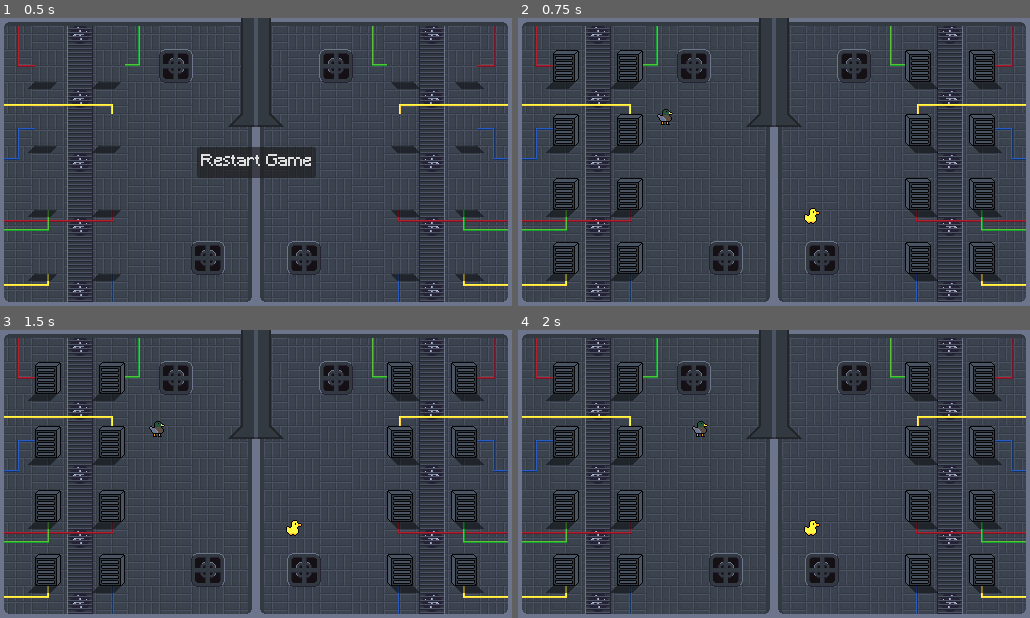
Above: before the commit, frames 1-4 (two rows, left to right).
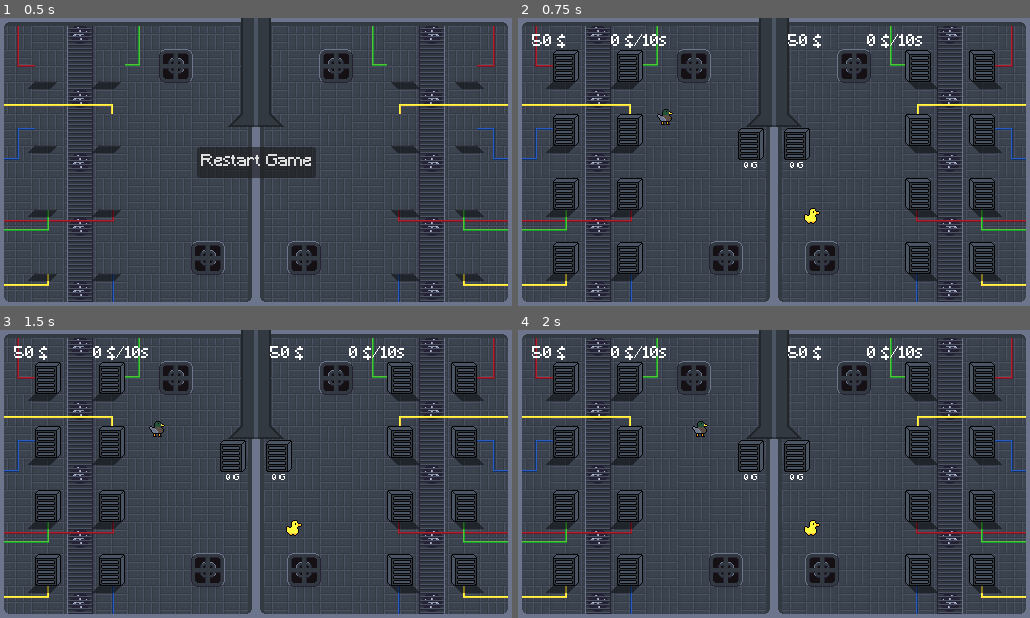
Above: after the commit, the same moments.

Repository: Joinsider/HetznerGamejam2025
Game: Godot game, scene res://scene/GameOver.tscn
Two runs of this game, one before a commit and one after it. Both use one fixed random seed, a clock stepped at 60 frames per second and the inputs below.
Inputs:
- Up to frame 1 (0.5 s): no input
- Up to frame 2 (0.75 s): click "Restart Game" at 0.5 s
- Up to frame 3 (1.5 s): tap Enter at 1.25 s; hold D (player0_right) from 1.28 s (still down); tap E (player0_interact) at 1.35 s
- Up to frame 4 (2 s): keep holding D (player0_right)

Frame 1 is identical in both runs. In frame 2, 1.2% of the frame differs, in the area x 2-79%, y 5-53%; in frame 3, 1.2%; in frame 4, 1.2%.

Commit message:
Money collection working

Diff:
--- /dev/null
+++ b/scene/hopperMoney.tscn
@@ -0,0 +1,32 @@
+[gd_scene load_steps=5 format=3 uid="uid://x1abqqy62so4"]
+
+[ext_resource type="Script" uid="uid://bp6pe0up63out" path="res://scripts/hopper_money.gd" id="1_75fle"]
+[ext_resource type="Texture2D" uid="uid://b6s53ofxsmg1r" path="res://sprites/Server-0.png" id="2_ntrs7"]
+
+[sub_resource type="LabelSettings" id="LabelSettings_75fle"]
+
+[sub_resource type="RectangleShape2D" id="RectangleShape2D_75fle"]
+size = Vector2(32, 32)
+
+[node name="HopperMoney" type="Node2D"]
+script = ExtResource("1_75fle")
+
+[node name="Money" type="Label" parent="."]
+offset_left = -16.0
+offset_top = 18.0
+offset_right = 46.0
+offset_bottom = 34.0
+scale = Vector2(0.515, 0.515)
+text = "10 $"
+label_settings = SubResource("LabelSettings_75fle")
+horizontal_alignment = 1
+
+[node name="Sprite2D" type="Sprite2D" parent="."]
+texture = ExtResource("2_ntrs7")
+
+[node name="Area2D" type="Area2D" parent="."]
+
+[node name="CollisionShape2D" type="CollisionShape2D" parent="Area2D"]
+shape = SubResource("RectangleShape2D_75fle")
+
+[connection signal="body_entered" from="Area2D" to="." method="_on_area_2d_body_entered"]
--- a/scene/machine/server.tscn
+++ b/scene/machine/server.tscn
@@ -17,3 +17,9 @@
 [node name="CollisionShape2D" type="CollisionShape2D" parent="Area2D"]
 shape = SubResource("RectangleShape2D_lfpuk")
 debug_color = Color(0.522331, 0.573624, 0.0204646, 0.42)
+
+[node name="Timer" type="Timer" parent="."]
+wait_time = 10.0
+autostart = true
+
+[connection signal="timeout" from="Timer" to="." method="_on_timer_timeout"]
--- a/scene/main.tscn
+++ b/scene/main.tscn
@@ -1,9 +1,11 @@
-[gd_scene load_steps=10 format=3 uid="uid://dlnqtwcysd5c7"]
+[gd_scene load_steps=12 format=3 uid="uid://dlnqtwcysd5c7"]
 
 [ext_resource type="PackedScene" uid="uid://cr6pmkx3fod6e" path="res://scene/player.tscn" id="2_v0l8b"]
 [ext_resource type="Texture2D" uid="uid://8pyutmsfoh6e" path="res://sprites/Background.png" id="2_wp4xf"]
 [ext_resource type="PackedScene" uid="uid://610r2hnyq8u4" path="res://scene/machine/server.tscn" id="3_wp4xf"]
 [ext_resource type="PackedScene" uid="uid://dg0yn7o4j1jg4" path="res://scene/selectMenu.tscn" id="4_brvut"]
+[ext_resource type="PackedScene" uid="uid://dqf88ncyxgbw3" path="res://scene/statistics.tscn" id="5_0ha60"]
+[ext_resource type="PackedScene" uid="uid://x1abqqy62so4" path="res://scene/hopperMoney.tscn" id="6_4j5ol"]
 
 [sub_resource type="RectangleShape2D" id="RectangleShape2D_wp4xf"]
 size = Vector2(512, 100)
@@ -155,3 +157,17 @@
 [node name="SelectMenu2" parent="." instance=ExtResource("4_brvut")]
 position = Vector2(496, 104)
 Player = 1
+
+[node name="Statistics" parent="." instance=ExtResource("5_0ha60")]
+position = Vector2(14, 16)
+
+[node name="HopperMoney" parent="." instance=ExtResource("6_4j5ol")]
+position = Vector2(233, 126)
+
+[node name="HopperMoney2" parent="." instance=ExtResource("6_4j5ol")]
+position = Vector2(279, 126)
+Player = 1
+
+[node name="Statistics2" parent="." instance=ExtResource("5_0ha60")]
+position = Vector2(270, 16)
+Player = 1
--- /dev/null
+++ b/scene/statistics.tscn
@@ -0,0 +1,20 @@
+[gd_scene load_steps=3 format=3 uid="uid://dqf88ncyxgbw3"]
+
+[ext_resource type="Script" uid="uid://b65kdm1uwvks2" path="res://scripts/statistics.gd" id="1_okfgd"]
+
+[sub_resource type="LabelSettings" id="LabelSettings_okfgd"]
+
+[node name="Statistics" type="Node2D"]
+script = ExtResource("1_okfgd")
+
+[node name="Money" type="Label" parent="."]
+offset_right = 40.0
+offset_bottom = 16.0
+text = "0 G"
+label_settings = SubResource("LabelSettings_okfgd")
+
+[node name="Income" type="Label" parent="."]
+offset_left = 79.0
+offset_right = 119.0
+offset_bottom = 16.0
+text = "0 G/10s"
--- /dev/null
+++ b/scripts/hopper_money.gd
@@ -0,0 +1,16 @@
+extends Node2D
+
+@export var Player: int = 0
+
+func _ready() -> void:
+	Gamestate.players[Player].collectable_coins_updated.connect(_on_collectable_coins_updated)
+	_on_collectable_coins_updated(0)
+
+func _on_collectable_coins_updated(coins: int):
+	$Money.text = str(coins) + " G"
+
+
+func _on_area_2d_body_entered(body: Node2D) -> void:
+	if !(body == Gamestate.players[Player]):
+		return
+	Gamestate.players[Player].collect_coins()
--- a/scripts/machine.gd
+++ b/scripts/machine.gd
@@ -1,4 +1,7 @@
+class_name Machine
 extends Node2D
+
+signal on_upgrade(new_level: int)
 
 @export var Player = 0
 
@@ -19,6 +22,7 @@
 
 func _ready() -> void:
 	$Sprite2D.texture = sprite[level]
+	Gamestate.players[Player].add_machine(self)
 
 
 func _input(event: InputEvent) -> void:
@@ -36,5 +40,10 @@
 	if (Gamestate.players[Player].remove_coins(nextLevel.cost)):
 		level+=1
 		$Sprite2D.texture = sprite[level]
+		on_upgrade.emit(level)
 	else:
 		print("Player " + str(Player) + " has not the required Money: " + str(nextLevel.cost))
+
+func _on_timer_timeout() -> void:
+	var amount = Gameconstants.machine_levels[level].outcome
+	Gamestate.players[Player].add_collectable_coins(amount)
--- a/scripts/player.gd
+++ b/scripts/player.gd
@@ -1,11 +1,30 @@
 class_name Player
 extends CharacterBody2D
 
+signal coins_updated(coins: int)
+signal collectable_coins_updated(coins: int)
+signal machine_upgraded
 
 @export var SPEED = 50.0
 @export var PlayerIndex = 0
 
-var _coins: int = 50;
+var _collectable_coins: int = 0
+var _coins: int = 50
+var _machines: Array[Machine] = []
+
+func get_income() -> int:
+	var income: int = 0
+	for machine in _machines:
+		income += Gameconstants.machine_levels[machine.level].outcome
+	return income
+
+func add_machine(machine: Machine) -> void:
+	_machines.append(machine)
+	machine.on_upgrade.connect(_on_machine_upgrade)
+
+func _on_machine_upgrade(new_level: int) -> void:
+	machine_upgraded.emit()
+
 
 func has_coins(amount: int) -> bool:
 	return _coins >= amount
@@ -14,10 +33,21 @@
 	if (!has_coins(amount)):
 		return false
 	_coins -= amount
+	coins_updated.emit(_coins)
 	return true
 
 func add_coins(amount: int) -> void:
 	_coins += amount
+	coins_updated.emit(_coins)
+
+func add_collectable_coins(amount: int) -> void:
+	_collectable_coins += amount
+	collectable_coins_updated.emit(_collectable_coins)
+
+func collect_coins() -> void:
+	add_coins(_collectable_coins)
+	_collectable_coins = 0
+	collectable_coins_updated.emit(_collectable_coins)
 
 var _controlls = [
  	["player0_left", "player0_right", "player0_up", "player0_down"],
--- /dev/null
+++ b/scripts/statistics.gd
@@ -0,0 +1,21 @@
+extends Node2D
+
+@export var Player = 0
+
+func _ready() -> void:
+	Gamestate.players[Player].coins_updated.connect(_on_coins_updated)
+	Gamestate.players[Player].machine_upgraded.connect(_on_machine_upgraded)
+	_set_coins(Gamestate.players[Player]._coins)
+	_set_income(Gamestate.players[Player].get_income())
+
+func _on_coins_updated(coins: int):
+	_set_coins(coins)
+
+func _on_machine_upgraded():
+	var income = Gamestate.players[Player].get_income()
+	_set_income(income)
+
+func _set_income(income: int) -> void:
+	$Income.text = str(income) + " $/10s"
+func _set_coins(coins: int) -> void:
+	$Money.text = str(coins) + " $"
